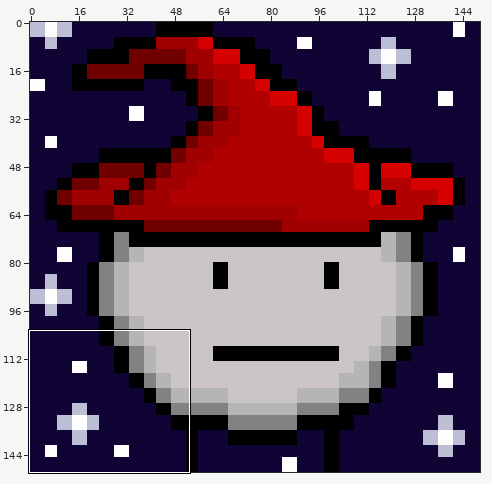
A sprite sheet gets an edit: Images/me-in-space-resized.png. The first picture is a wide view before the edit; the outline marks the close-up.
Close-up. Before the commit:
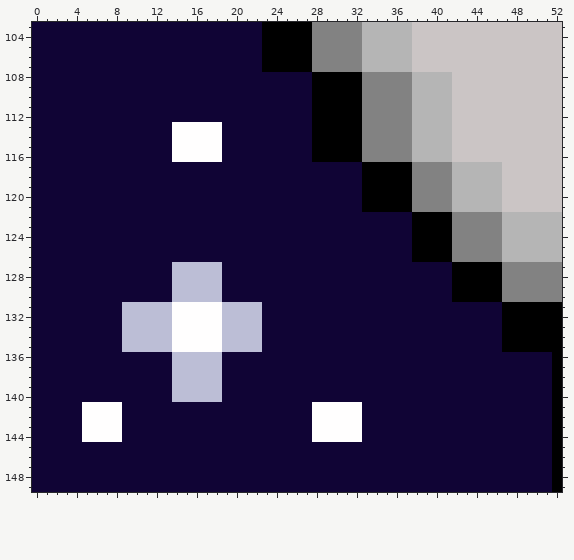
The file is 150x150 pixels. Colours within 5 levels of each other are drawn and written as one. Shown: x 0..52, y 103..149. The commit also changed other parts of the picture, which this record leaves out.
The result:
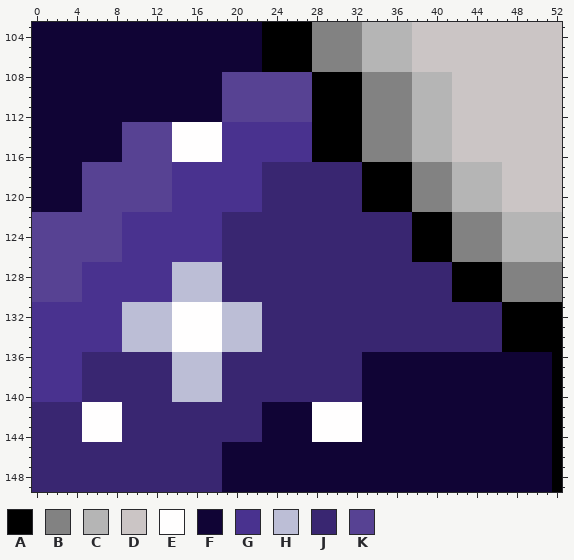
Palette (. is transparent): A #000000  B #828282  C #b5b5b5  D #cbc5c5  E #fffefe  F #100435  G #49328f  H #bcbed6  J #392671  K #574293
What changed:
y 108..112: x 19..27 FFFFFFFFF -> KKKKKKKKK
y 113..116: x 9..13 FFFFF -> KKKKK; x 19..27 FFFFFFFFF -> GGGGGGGGG
y 117..121: x 5..32 FFFFFFFFFFFFFFFFFFFFFFFFFFFF -> KKKKKKKKKGGGGGGGGGJJJJJJJJJJ
y 122..126: x 0..37 FFFFFFFFFFFFFFFFFFFFFFFFFFFFFFFFFFFFFF -> KKKKKKKKKGGGGGGGGGGJJJJJJJJJJJJJJJJJJJ
y 127..130: x 0..13 FFFFFFFFFFFFFF -> KKKKKGGGGGGGGG; x 19..41 FFFFFFFFFFFFFFFFFFFFFFF -> JJJJJJJJJJJJJJJJJJJJJJJ
y 131..135: x 0..8 FFFFFFFFF -> GGGGGGGGG; x 23..46 FFFFFFFFFFFFFFFFFFFFFFFF -> JJJJJJJJJJJJJJJJJJJJJJJJ
y 136..140: x 0..13 FFFFFFFFFFFFFF -> GGGGGJJJJJJJJJ; x 19..32 FFFFFFFFFFFFFF -> JJJJJJJJJJJJJJ
y 141..144: x 0..4 FFFFF -> JJJJJ; x 9..22 FFFFFFFFFFFFFF -> JJJJJJJJJJJJJJ
y 145..149: x 0..18 FFFFFFFFFFFFFFFFFFF -> JJJJJJJJJJJJJJJJJJJ
Pixel boxes of the changes (left, top, right, bottom) in both close-ups:
changed: (32, 72, 502, 492)
